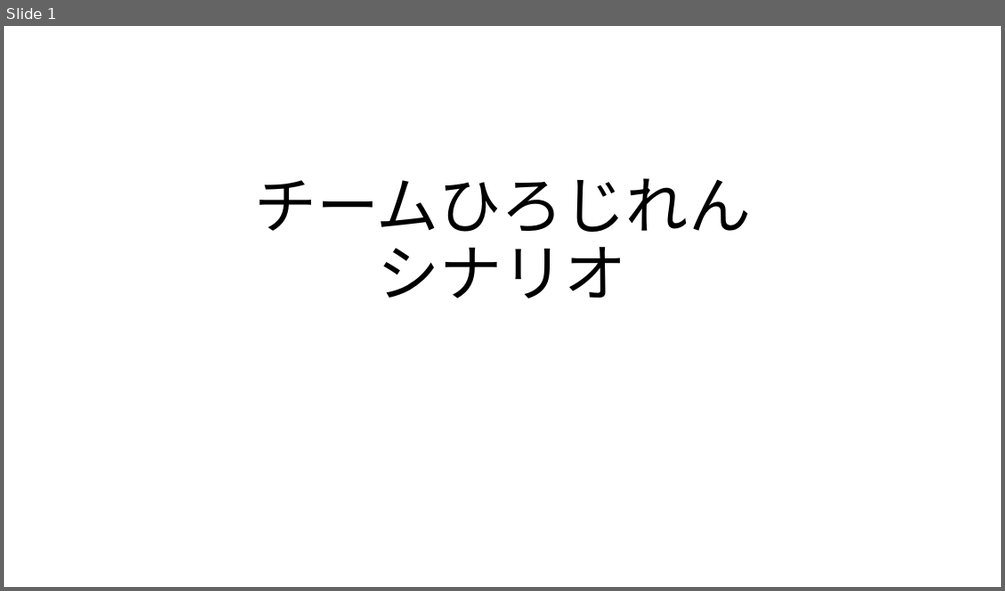
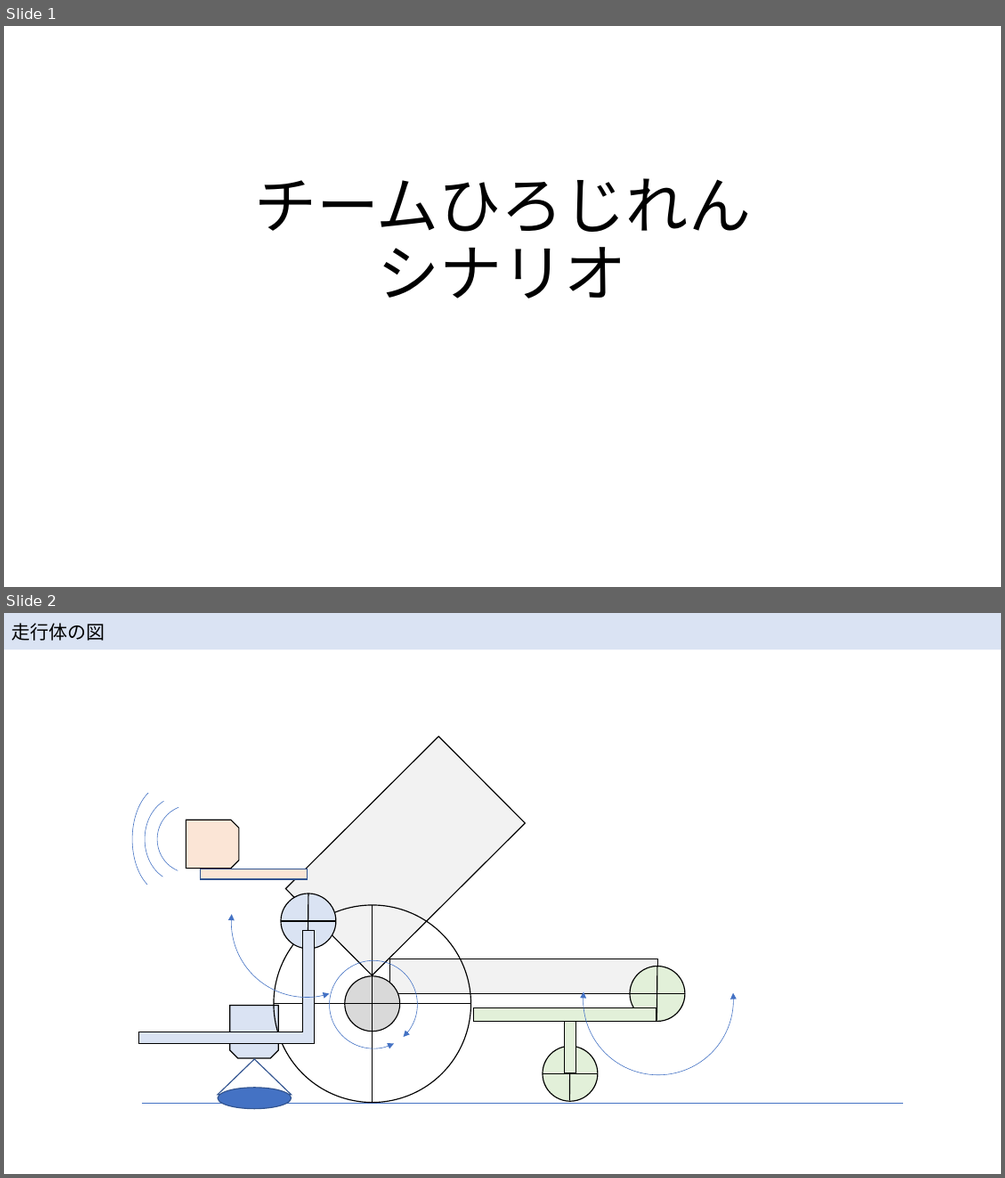
Before and after one commit to McRobo2019/ET_Robo_2019, a slide deck: Documents/hirojiren_scenario.pptx. Shown one above the other, each under a label of ours: slide 1 before the commit, slides 1 and 2 after it. The pictures are 1005x591 and 1005x1178 pixels, drawn with LibreOffice and Linux fonts; fonts in the diff are those of the drawing. Boxes give left, top, right and bottom in pixels: in the first picture for what was removed or moved away, otherwise in the second. Text is boxed around its words. In the diff, an @@ line names an element or a change of style, - is before the commit and + after.

```diff
--- a/Documents/hirojiren_scenario.pptx
+++ b/Documents/hirojiren_scenario.pptx
@@ slide 2 added at box(4, 613, 1001, 1174), background #FFFFFF @@
@@ rectangle added at box(4, 613, 1001, 649), fill #DAE3F3, 18 pt, text #000000 @@
+走行体の図
@@ rectangle added at box(286, 736, 526, 975), fill #F2F2F2, outline #000000 1 pt @@
@@ arc (boxed as its full ellipse) added at box(231, 847, 381, 997), outline #4472C4 0.5 pt @@
@@ group added at box(133, 785, 307, 893): 3 arc (boxed as its full ellipse)s, 1 snip same rect, 1 rectangle @@
@@ ellipse added at box(281, 893, 336, 949), fill #DAE3F3, outline #000000 1 pt @@
@@ line added from (307, 948) to (308, 893), #000000 1 pt @@
@@ group added at box(274, 905, 471, 1102): 2 ellipses, 2 lines @@
@@ corner added at box(138, 930, 314, 1043), fill #DAE3F3, outline #000000 1 pt @@
@@ line added from (336, 921) to (281, 921), #000000 1 pt @@
@@ arc (boxed as its full ellipse) added at box(583, 925, 734, 1075), outline #4472C4 0.5 pt @@
@@ rectangle added at box(390, 959, 658, 994), fill #F2F2F2, outline #000000 1 pt @@
@@ arc (boxed as its full ellipse) added at box(329, 961, 418, 1049), outline #4472C4 0.5 pt @@
@@ snip same rect added at box(230, 1005, 278, 1058), fill #DAE3F3, outline #000000 1 pt @@
@@ group added at box(474, 966, 685, 1102): 4 lines, 2 ellipses, 2 rectangles @@
@@ triangle added at box(218, 1059, 291, 1094), fill #FFFFFF, outline #325491 1 pt @@
@@ ellipse added at box(218, 1087, 291, 1108), fill #4472C4, outline #325491 1 pt @@
@@ line added from (142, 1103) to (903, 1103), #4472C4 0.5 pt @@
```
Also in this commit, not shown: 2 other slides added.
